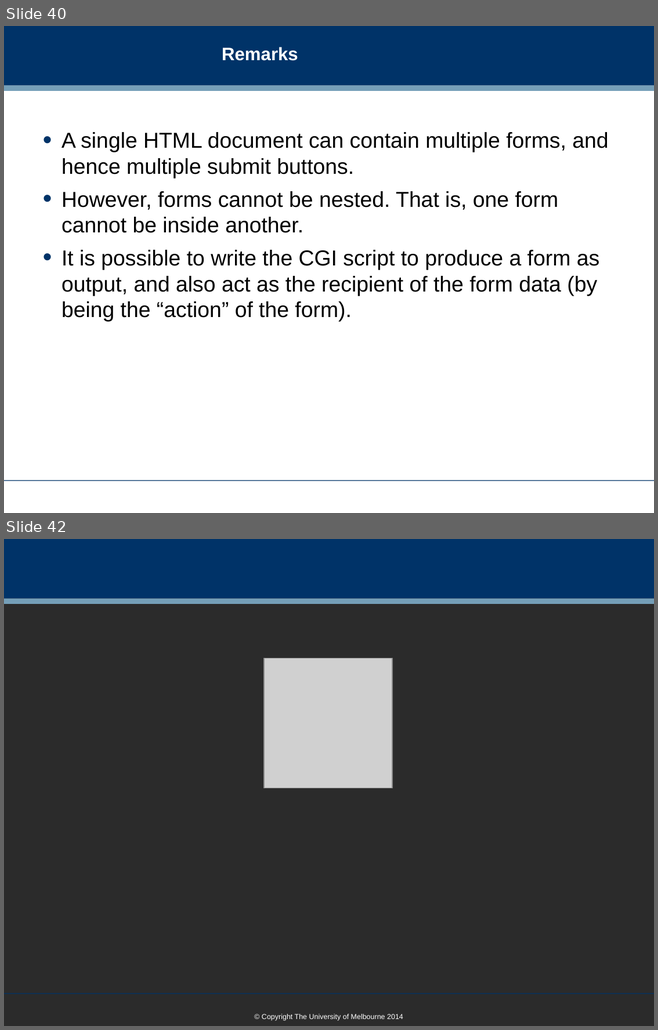
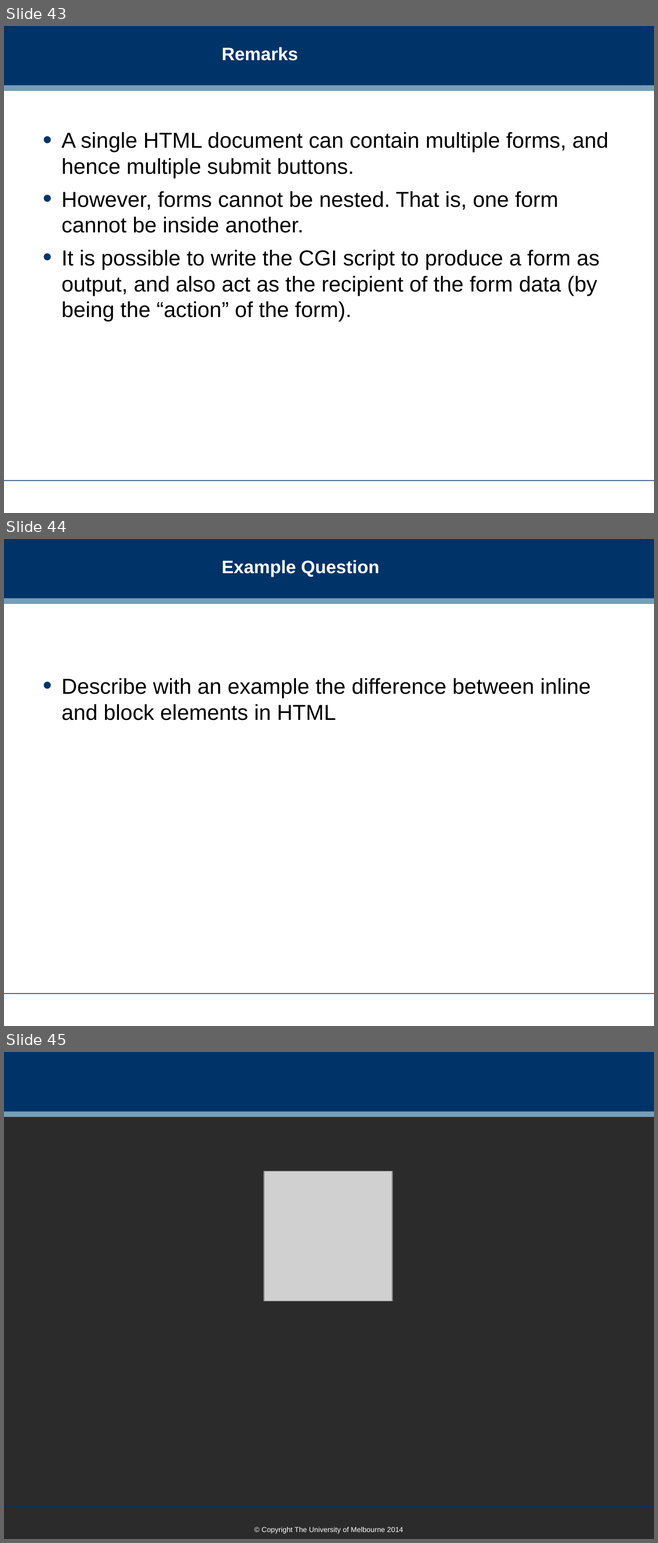
Before and after one commit to dreamind/ix, a slide deck: lectures/presenting-data/html.ppt. Shown one above the other, each under a label of ours: slides 40 and 42 before the commit, slides 43, 44 and 45 after it; the slides between them are not shown. The pictures are 658x1030 and 658x1543 pixels, drawn with LibreOffice and Linux fonts; fonts in the diff are those of the drawing; grey boxes stand for pictures; background and template pictures are left out; a plain dark background stands for a picture behind light text. Boxes give left, top, right and bottom in pixels: in the first picture for what was removed or moved away, otherwise in the second. Text is boxed around its words. In the diff, an @@ line names an element or a change of style, - is before the commit and + after.

Commit message:
Updating HTML slides and landing page

```diff
--- a/lectures/presenting-data/html.ppt
+++ b/lectures/presenting-data/html.ppt
@@ slide 44 added at (4,539,654,1026), background #FFFFFF; not listed: 3 template elements that a slide beside it also shows @@
@@ title added at (221,560,379,577), 20 pt, text #FFFFFF, bold @@
+Example Question
@@ text added at (61,678,590,721), 24 pt, text #000000 @@
+• Describe with an example the difference between inline and block elements in HTML
@@ what was slide 40 is now slide 43 @@
@@ what was slide 42 is now slide 45 @@
```
Also in this commit, not shown: 10 slides changed, 5 other slides added, 3 slides removed, 1 other file.
